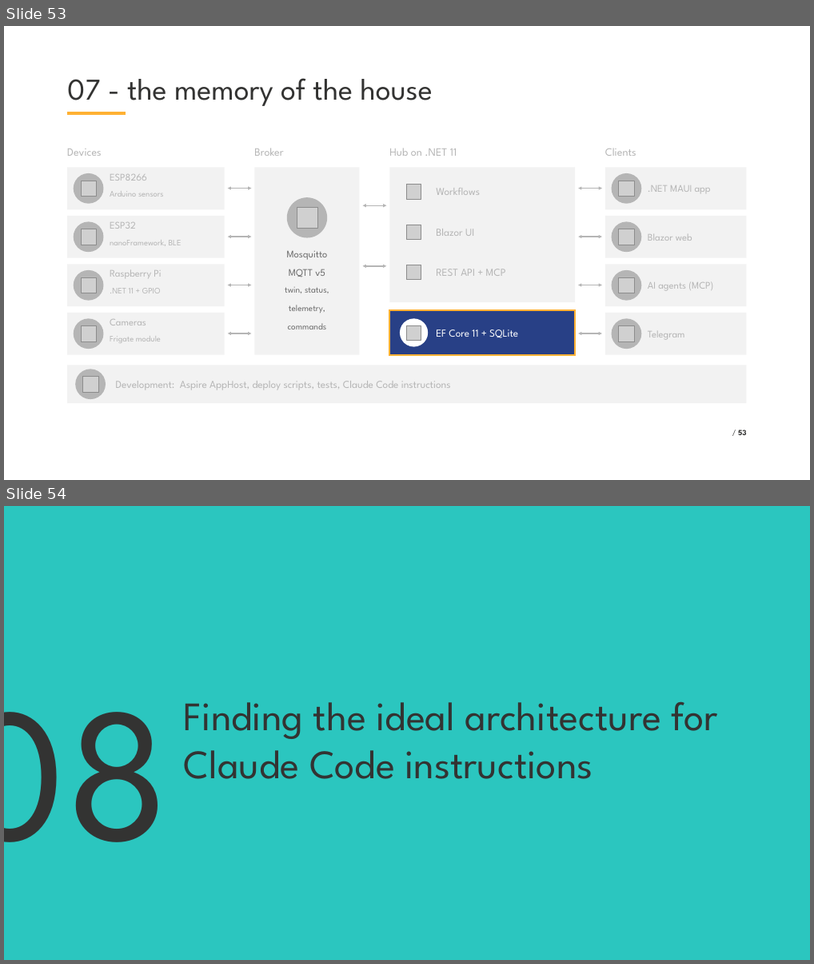
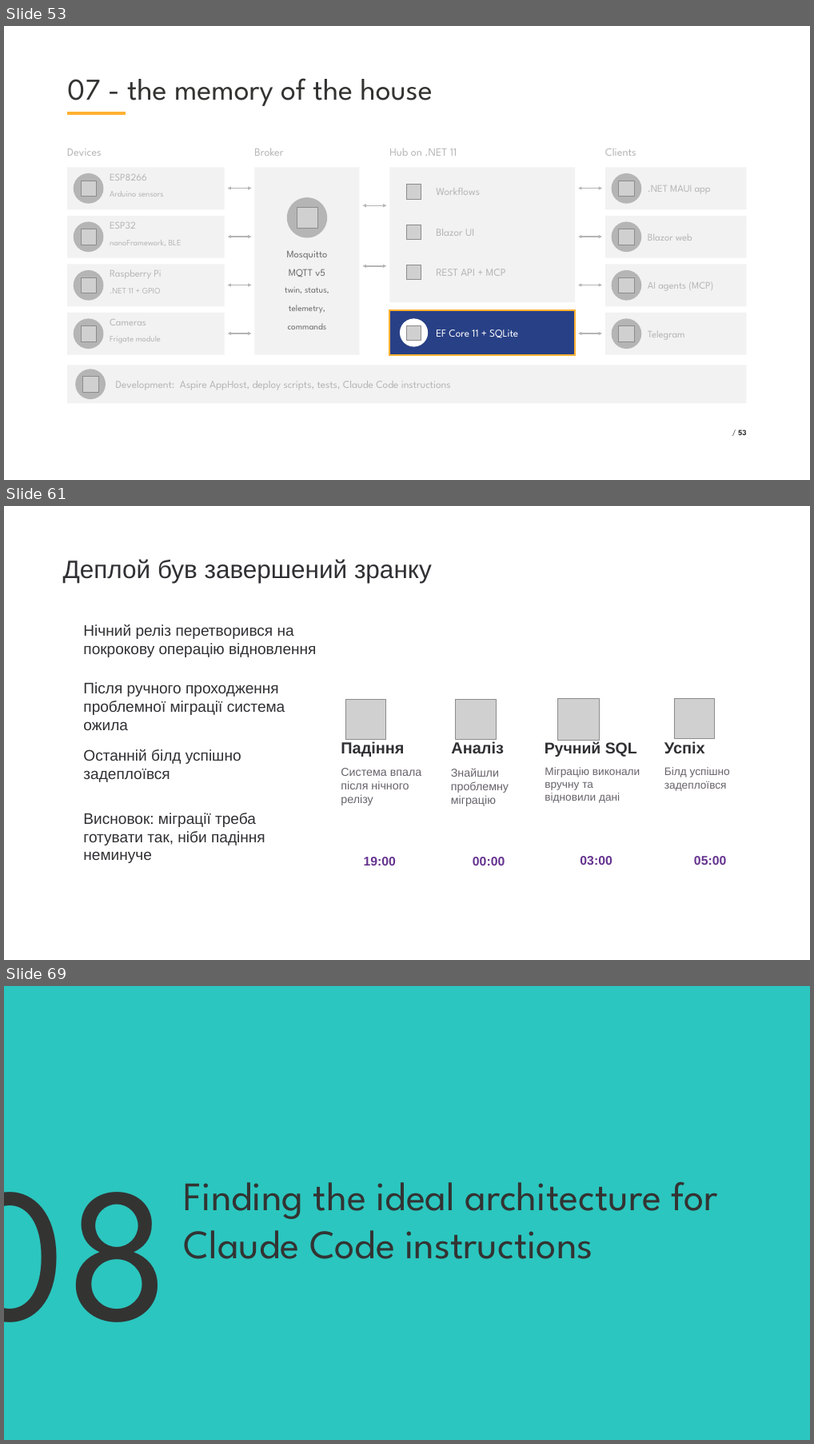
Before and after one commit to VladislavAntonyuk/HomeManagement, a slide deck: .NET Conf 2026 - Ukraine.pptx. Shown one above the other, each under a label of ours: slides 53 and 54 before the commit, slides 53, 61 and 69 after it; the slides between them are not shown. The pictures are 814x964 and 814x1444 pixels, drawn with LibreOffice and Linux fonts; fonts in the diff are those of the drawing; grey boxes stand for pictures; background and template pictures are left out. Boxes give left, top, right and bottom in pixels: in the first picture for what was removed or moved away, otherwise in the second. Text is boxed around its words. In the diff, an @@ line names an element or a change of style, - is before the commit and + after.

```diff
--- a/.NET Conf 2026 - Ukraine.pptx
+++ b/.NET Conf 2026 - Ukraine.pptx
@@ slide 61 added at box(4, 506, 810, 960), background picture (left out) @@
@@ text added at box(63, 559, 432, 583), 45 pt, text #303034 @@
+Деплой був завершений зранку
@@ text added at box(83, 624, 316, 657), 27.3 pt, text #303034 @@
+Нічний реліз перетворився на
+покрокову операцію відновлення
@@ text added at box(83, 682, 286, 730), 27.3 pt, text #303034 @@
+Після ручного проходження
+проблемної міграції система
+ожила
@@ picture added at box(346, 699, 386, 740) @@
@@ picture added at box(455, 699, 496, 740) @@
@@ picture added at box(558, 698, 599, 740) @@
@@ picture added at box(674, 698, 715, 738) @@
@@ text added at box(341, 741, 404, 756), 28.5 pt, text #303034, bold @@
+Падіння
@@ text added at box(451, 741, 504, 753), 28.5 pt, text #303034, bold @@
+Аналіз
@@ text added at box(545, 741, 638, 756), 27.8 pt, text #303034, bold @@
+Ручний SQL
@@ text added at box(665, 741, 706, 753), 28.5 pt, text #303034, bold @@
+Успіх
@@ text added at box(83, 749, 242, 782), 27.3 pt, text #303034 @@
+Останній білд успішно
+задеплоївся
@@ text added at box(341, 768, 422, 805), 20.4 pt, text #67636B @@
+Система впала
+після нічного
+релізу
@@ text added at box(451, 768, 509, 806), 20.4 pt, text #67636B @@
+Знайшли
+проблемну
+міграцію
@@ text added at box(545, 767, 640, 803), 19.5 pt, text #67636B @@
+Міграцію виконали
+вручну та
+відновили дані
@@ text added at box(665, 767, 730, 791), 19.5 pt, text #67636B @@
+Білд успішно
+задеплоївся
@@ text added at box(83, 812, 266, 863), 27.3 pt, text #303034 @@
+Висновок: міграції треба
+готувати так, ніби падіння
+неминуче
@@ text added at box(364, 856, 396, 865), 22.5 pt, text #65338F, bold @@
+19:00
@@ text added at box(473, 856, 505, 865), 22.5 pt, text #65338F, bold @@
+00:00
@@ text added at box(580, 856, 612, 864), 22.5 pt, text #65338F, bold @@
+03:00
@@ text added at box(694, 856, 726, 864), 22.5 pt, text #65338F, bold @@
+05:00
@@ what was slide 54 is now slide 69 @@
```
Also in this commit, not shown: 14 other slides added.
